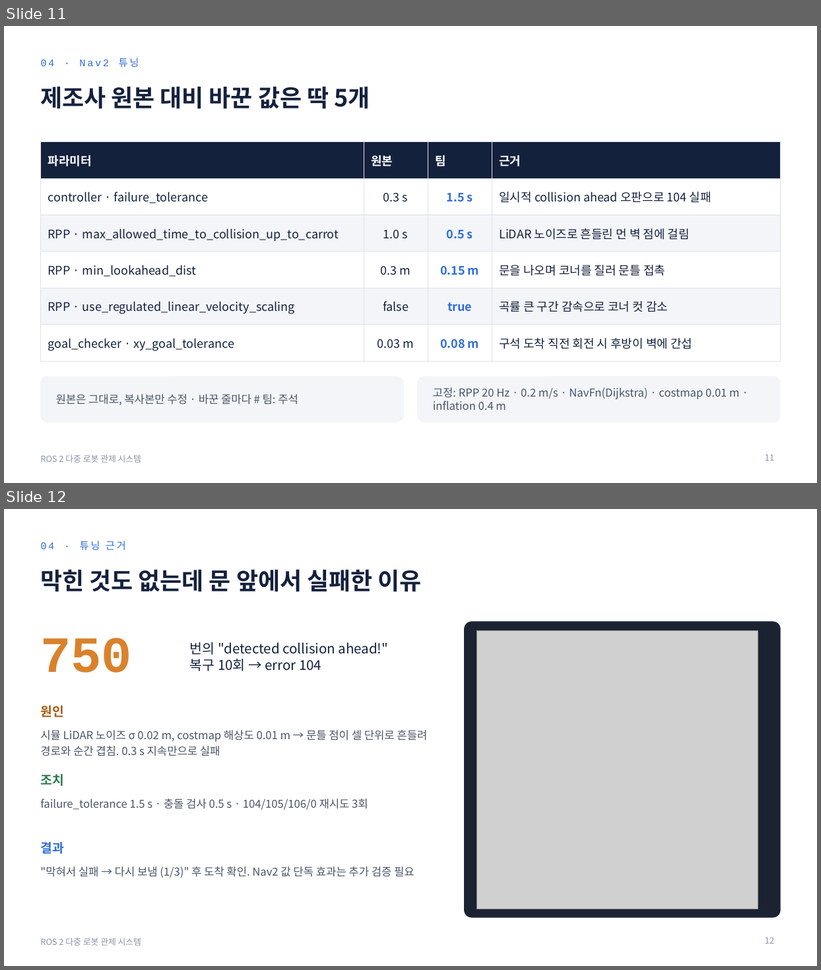
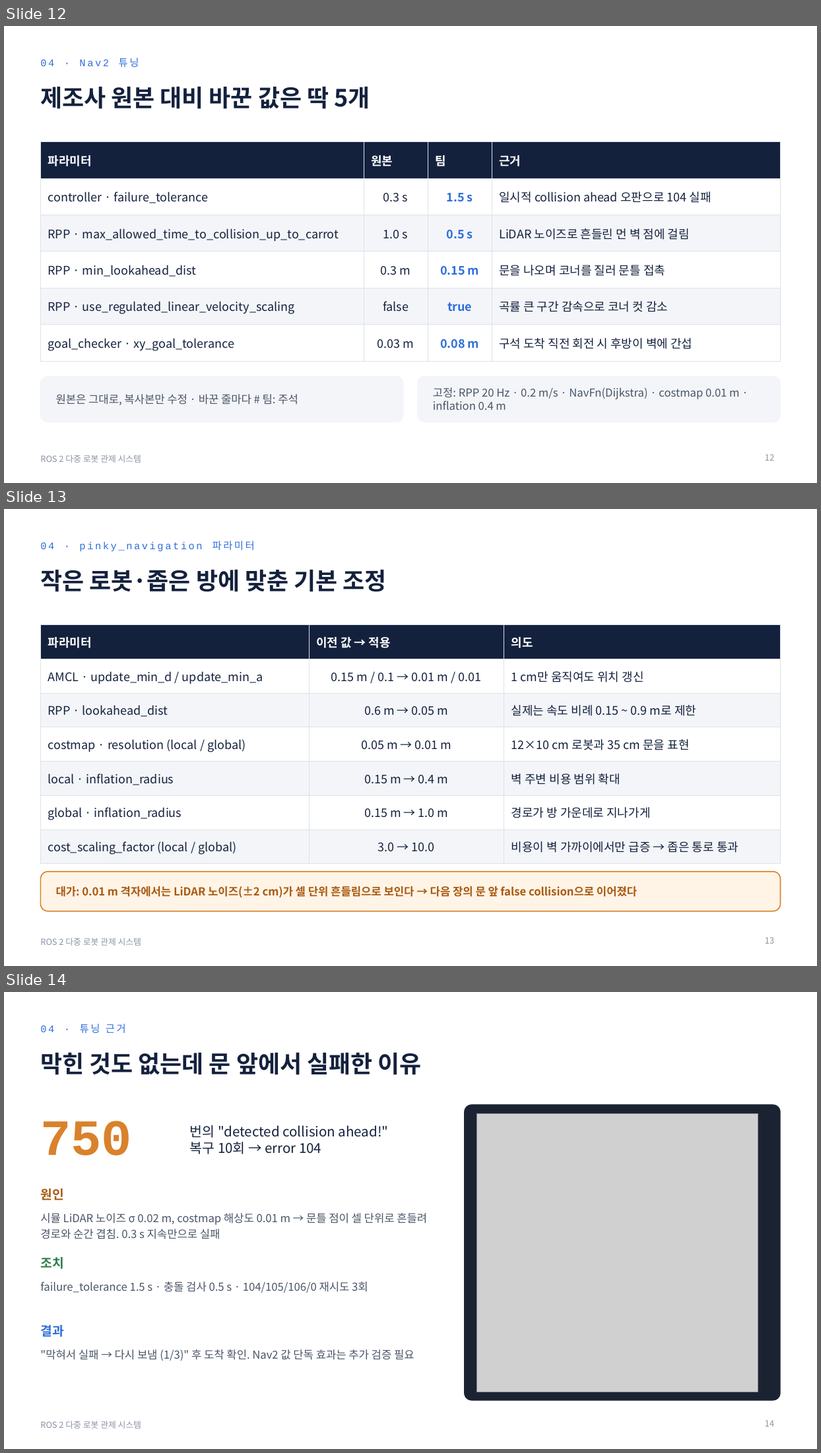
Before and after one commit to realdevwoong/giddongcar, a slide deck: docs/giddongcar_관제시스템_발표.pptx. Shown one above the other, each under a label of ours: slides 11 and 12 before the commit, slides 12, 13 and 14 after it. The pictures are 821x970 and 821x1453 pixels, drawn with LibreOffice and Linux fonts; fonts in the diff are those of the drawing; grey boxes stand for pictures. Boxes give left, top, right and bottom in pixels: in the first picture for what was removed or moved away, otherwise in the second. Text is boxed around its words. In the diff, an @@ line names an element or a change of style, - is before the commit and + after.

```diff
--- a/docs/giddongcar_관제시스템_발표.pptx
+++ b/docs/giddongcar_관제시스템_발표.pptx
@@ slide 13 added at bbox=[4, 509, 817, 966], background #FFFFFF; not listed: 1 template element that a slide beside it also shows @@
@@ text added at bbox=[40, 541, 255, 551], 12 pt, text #2F6FDB @@
+04 · pinky_navigation 파라미터
@@ title added at bbox=[40, 570, 387, 592], 28 pt, text #14213D, bold @@
+작은 로봇·좁은 방에 맞춘 기본 조정
@@ table added at bbox=[40, 625, 781, 857], 7 rows, 3 columns @@
+파라미터 | 이전 값 → 적용 | 의도
+AMCL · update_min_d / update_min_a | 0.15 m / 0.1 → 0.01 m / 0.01 | 1 cm만 움직여도 위치 갱신
+RPP · lookahead_dist | 0.6 m → 0.05 m | 실제는 속도 비례 0.15 ~ 0.9 m로 제한
+costmap · resolution (local / global) | 0.05 m → 0.01 m | 12×10 cm 로봇과 35 cm 문을 표현
+local · inflation_radius | 0.15 m → 0.4 m | 벽 주변 비용 범위 확대
+global · inflation_radius | 0.15 m → 1.0 m | 경로가 방 가운데로 지나가게
+cost_scaling_factor (local / global) | 3.0 → 10.0 | 비용이 벽 가까이에서만 급증 → 좁은 통로 통과
@@ rounded rectangle added at bbox=[40, 872, 781, 912], fill #FFF4E6, outline #D9822B 1.25 pt @@
@@ text added at bbox=[56, 885, 637, 899], 13 pt, text #A85A12, bold @@
+대가: 0.01 m 격자에서는 LiDAR 노이즈(±2 cm)가 셀 단위 흔들림으로 보인다 → 다음 장의 문 앞 false collision으로 이어졌다
@@ page number added at bbox=[765, 937, 774, 944], 10 pt, text #8A94A6 @@
+13
@@ what was slide 11 is now slide 12 @@
@@ page number at bbox=[765, 454, 774, 461]: text changed @@
-11
+12
@@ what was slide 12 is now slide 14 @@
@@ page number at bbox=[765, 1420, 774, 1427]: text changed @@
-12
+14
```
Also in this commit, not shown: 1 other slide added, 1 other file.
